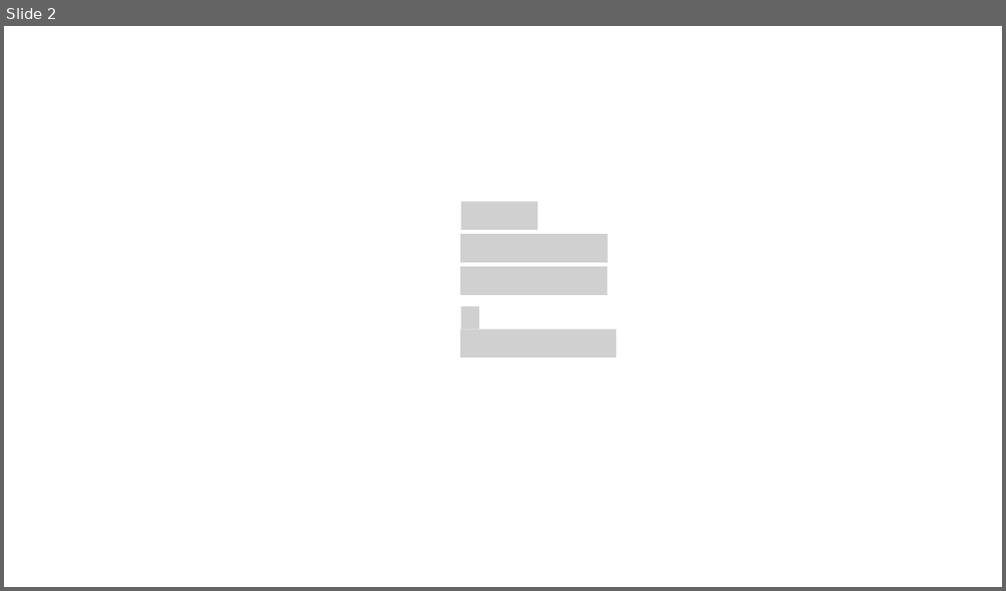
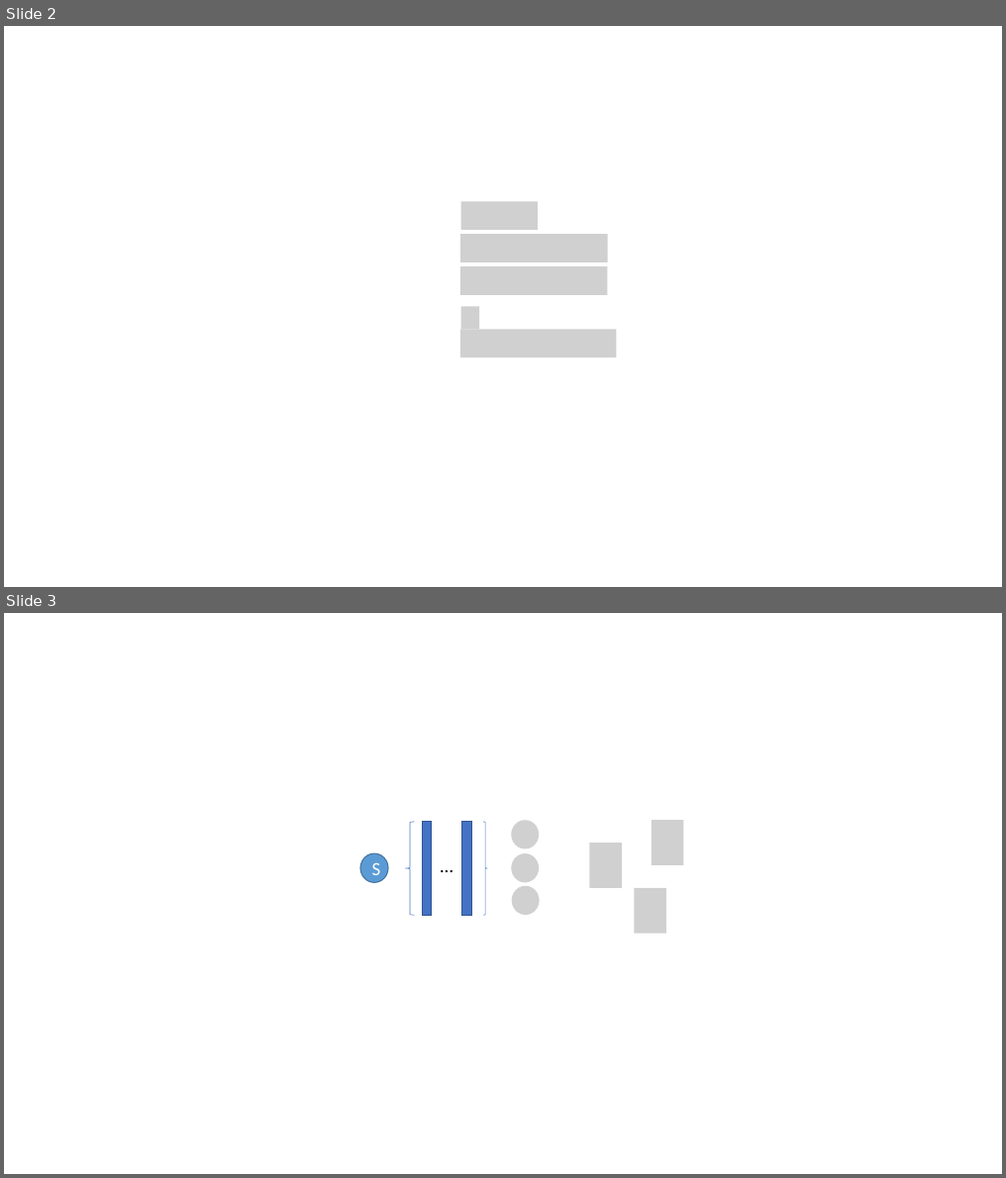
Before and after one commit to kamfonas/DQN-Bellman, a slide deck: doc/figures.pptx. Shown one above the other, each under a label of ours: slide 2 before the commit, slides 2 and 3 after it. The pictures are 1006x591 and 1006x1178 pixels, drawn with LibreOffice and Linux fonts; fonts in the diff are those of the drawing; grey boxes stand for pictures. Boxes give left, top, right and bottom in pixels: in the first picture for what was removed or moved away, otherwise in the second. Text is boxed around its words. In the diff, an @@ line names an element or a change of style, - is before the commit and + after.

```diff
--- a/doc/figures.pptx
+++ b/doc/figures.pptx
@@ slide 3 added at <box>4,613,1002,1174</box>, background #FFFFFF @@
@@ picture added at <box>512,820,540,850</box> @@
@@ picture added at <box>651,820,684,866</box> @@
@@ left brace added at <box>405,822,414,916</box>, outline #4472C4 0.5 pt @@
@@ rectangle added at <box>423,822,432,916</box>, fill #4472C4, outline #325491 1 pt @@
@@ rectangle added at <box>462,822,471,916</box>, fill #4472C4, outline #325491 1 pt @@
@@ right brace added at <box>483,822,487,916</box>, outline #4472C4 0.5 pt @@
@@ picture added at <box>589,843,622,888</box> @@
@@ ellipse added at <box>360,854,388,883</box>, fill #5B9BD5, outline #43739E 1 pt, 18 pt, text #FFFFFF @@
+S
@@ text added at <box>433,851,461,880</box>, 18 pt, text #000000 @@
+…
@@ picture added at <box>512,854,540,883</box> @@
@@ picture added at <box>512,886,540,916</box> @@
@@ picture added at <box>635,888,666,934</box> @@
```
Also in this commit, not shown: 1 other slide added, 2 other files.
